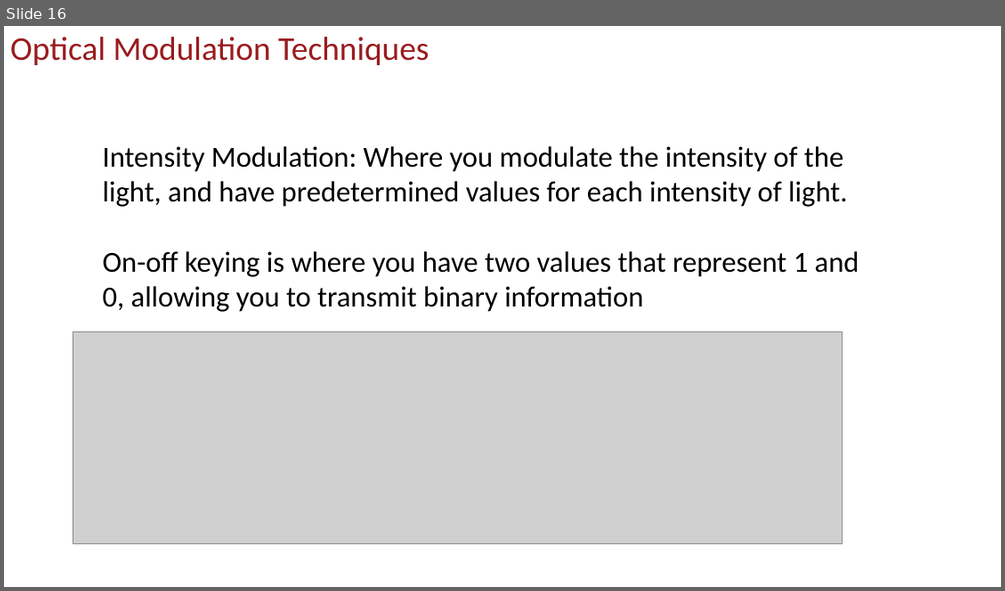
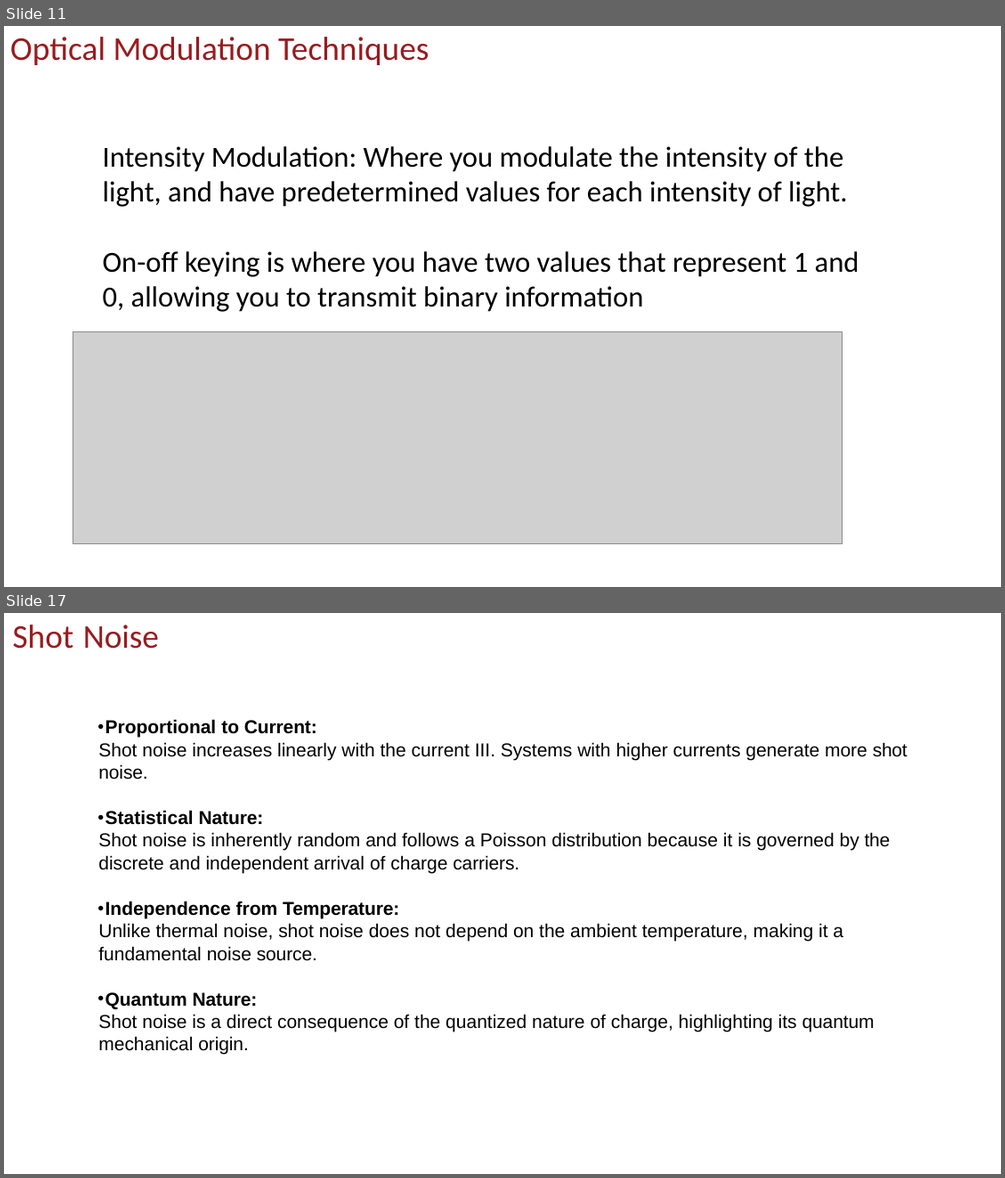
Before and after one commit to uscee105/ee105, a slide deck: assets/module-5-comm/mod-5-lecture-21-opt-comm.pptx. Shown one above the other, each under a label of ours: slide 16 before the commit, slides 11 and 17 after it; the slides between them are not shown. The pictures are 1005x591 and 1005x1178 pixels, drawn with LibreOffice and Linux fonts; fonts in the diff are those of the drawing; grey boxes stand for pictures; background and template pictures are left out. Boxes give left, top, right and bottom in pixels: in the first picture for what was removed or moved away, otherwise in the second. Text is boxed around its words. In the diff, an @@ line names an element or a change of style, - is before the commit and + after.

```diff
--- a/assets/module-5-comm/mod-5-lecture-21-opt-comm.pptx
+++ b/assets/module-5-comm/mod-5-lecture-21-opt-comm.pptx
@@ slide 17 added at [4,613,1001,1174], background #FFFFFF @@
@@ title added at [13,625,159,649], 32 pt, text #991B1E @@
+Shot Noise
@@ text added at [98,719,907,1054], 18 pt, text #000000 @@
+• Proportional to Current:
+Shot noise increases linearly with the current III. Systems with higher currents generate more shot noise.
+• Statistical Nature:
+Shot noise is inherently random and follows a Poisson distribution because it is governed by the discrete and independent arrival of charge carriers.
+• Independence from Temperature:
+Unlike thermal noise, shot noise does not depend on the ambient temperature, making it a fundamental noise source.
+• Quantum Nature:
+Shot noise is a direct consequence of the quantized nature of charge, highlighting its quantum mechanical origin.
@@ what was slide 16 is now slide 11 @@
```
Also in this commit, not shown: 1 slide changed, 29 other slides added, 5 slides removed, 43 other files.
